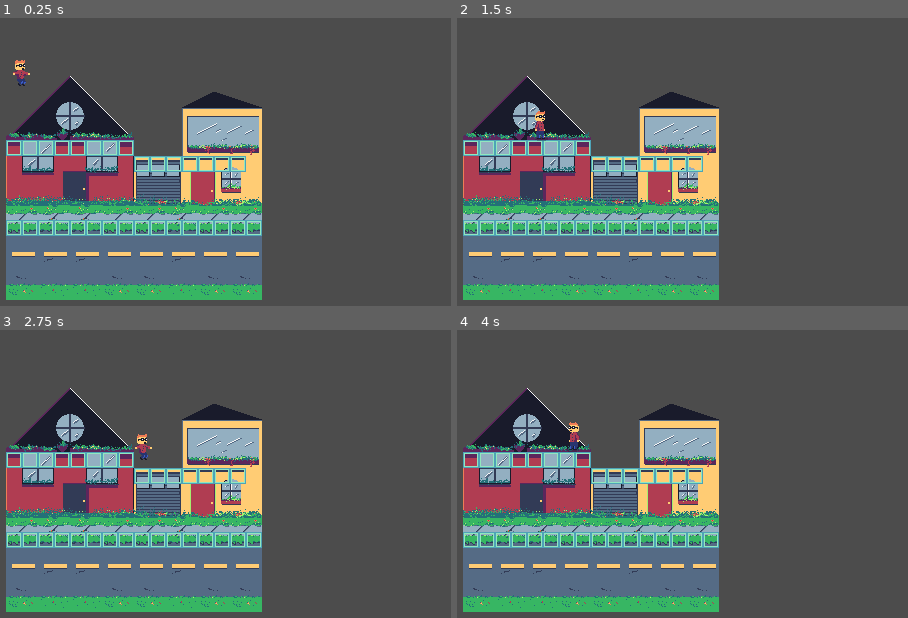
Above: before the commit, frames 1-4 (two rows, left to right).
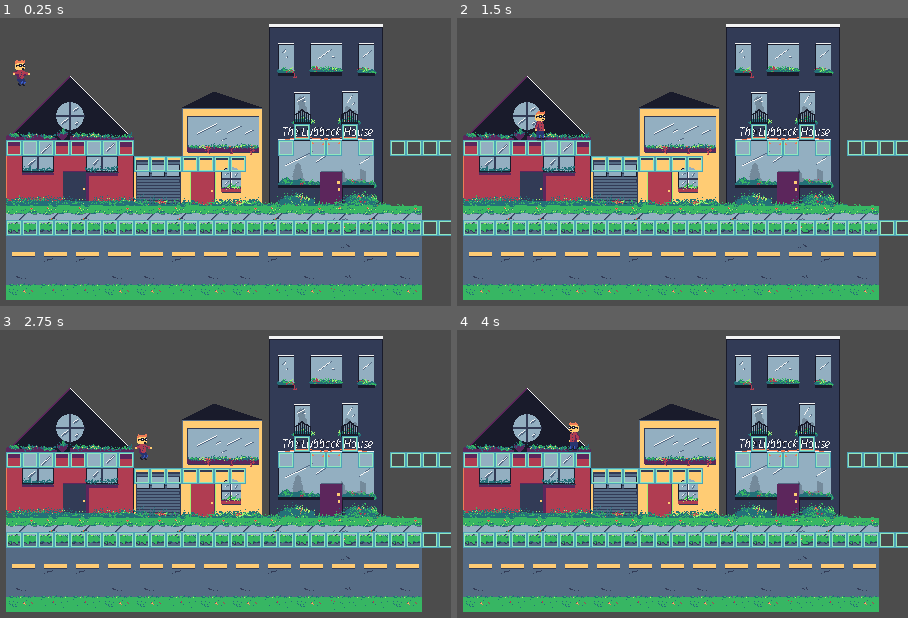
Above: after the commit, the same moments.

Repository: TylerZonies/GJ_SuperVictim
Game: Godot game, scene res://scenes/tilemaps.tscn
The game is run twice, just before and just after one commit, with the same random seed, the same clock (stepped at 60 frames per second) and the same inputs. The project has no main scene, so this scene is started directly.
Inputs:
- Up to frame 1 (0.25 s): no input
- Up to frame 2 (1.5 s): hold D (right) 0.53-1.28 s; hold S (down) from 1.28 s (still down)
- Up to frame 3 (2.75 s): tap Enter at 2 s; release S (down) at 2.03 s; hold D (right) from 2.03 s (still down)
- Up to frame 4 (4 s): release D (right) at 2.78 s; hold W (up) 2.78-3.53 s; hold A (left) from 3.53 s (still down)

The runs differ from the first frame. In frame 1, 28% of the frame differs, in the area x 58-100%, y 2-98%; in frame 2, 28%; in frame 3, 28%; in frame 4, 28%.

Commit message:
lubbuck house

Diff:
--- a/SUPERVICTIM/assets/background.tres
+++ b/SUPERVICTIM/assets/background.tres
@@ -1,7 +1,8 @@
-[gd_resource type="TileSet" load_steps=3 format=2]
+[gd_resource type="TileSet" load_steps=4 format=2]
 
 [ext_resource path="res://assets/sprites/tiles/house1.png" type="Texture" id=1]
 [ext_resource path="res://assets/sprites/tiles/house2.png" type="Texture" id=2]
+[ext_resource path="res://assets/sprites/tiles/house3.png" type="Texture" id=3]
 
 [resource]
 0/name = "house1.png 0"
@@ -32,3 +33,17 @@
 1/shape_one_way_margin = 0.0
 1/shapes = [  ]
 1/z_index = 0
+2/name = "house3.png 2"
+2/texture = ExtResource( 3 )
+2/tex_offset = Vector2( 0, 0 )
+2/modulate = Color( 1, 1, 1, 1 )
+2/region = Rect2( 0, 0, 128, 208 )
+2/tile_mode = 0
+2/occluder_offset = Vector2( 0, 0 )
+2/navigation_offset = Vector2( 0, 0 )
+2/shape_offset = Vector2( 0, 0 )
+2/shape_transform = Transform2D( 1, 0, 0, 1, 0, 0 )
+2/shape_one_way = false
+2/shape_one_way_margin = 0.0
+2/shapes = [  ]
+2/z_index = 0
--- a/SUPERVICTIM/scenes/tilemaps.tscn
+++ b/SUPERVICTIM/scenes/tilemaps.tscn
@@ -12,21 +12,21 @@
 tile_set = ExtResource( 4 )
 cell_size = Vector2( 16, 16 )
 format = 1
-tile_data = PoolIntArray( -131072, 0, 0, -131064, 1, 0 )
+tile_data = PoolIntArray( -393200, 2, 0, -131072, 0, 0, -131064, 1, 0 )
 
 [node name="street_tiles" type="TileMap" parent="."]
 tile_set = ExtResource( 2 )
 cell_size = Vector2( 16, 16 )
 cell_tile_origin = 1
 format = 1
-tile_data = PoolIntArray( 393216, 0, 0, 393218, 1, 0, 393220, 1, 0, 393222, 0, 0, 393224, 0, 0, 393226, 1, 0, 393228, 0, 0, 393230, 0, 0 )
+tile_data = PoolIntArray( 393216, 0, 0, 393218, 1, 0, 393220, 1, 0, 393222, 0, 0, 393224, 0, 0, 393226, 1, 0, 393228, 0, 0, 393230, 0, 0, 393232, 1, 0, 393234, 0, 0, 393236, 2, 0, 393238, 1, 0, 393240, 0, 0 )
 
 [node name="collision" type="TileMap" parent="."]
 tile_set = ExtResource( 1 )
 cell_size = Vector2( 16, 16 )
 cell_custom_transform = Transform2D( 16, 0, 0, 16, 0, 0 )
 format = 1
-tile_data = PoolIntArray( 131072, 0, 0, 131073, 0, 0, 131074, 0, 0, 131075, 0, 0, 131076, 0, 0, 131077, 0, 0, 131078, 0, 0, 131079, 0, 0, 196616, 0, 0, 196617, 0, 0, 196618, 0, 0, 196619, 0, 0, 196620, 0, 0, 196621, 0, 0, 196622, 0, 0, 458752, 0, 0, 458753, 0, 0, 458754, 0, 0, 458755, 0, 0, 458756, 0, 0, 458757, 0, 0, 458758, 0, 0, 458759, 0, 0, 458760, 0, 0, 458761, 0, 0, 458762, 0, 0, 458763, 0, 0, 458764, 0, 0, 458765, 0, 0, 458766, 0, 0, 458767, 0, 0 )
+tile_data = PoolIntArray( 65554, 0, 0, 65557, 0, 0, 131072, 0, 0, 131073, 0, 0, 131074, 0, 0, 131075, 0, 0, 131076, 0, 0, 131077, 0, 0, 131078, 0, 0, 131079, 0, 0, 131089, 0, 0, 131091, 0, 0, 131092, 0, 0, 131094, 0, 0, 131096, 0, 0, 131097, 0, 0, 131098, 0, 0, 131099, 0, 0, 131100, 0, 0, 196616, 0, 0, 196617, 0, 0, 196618, 0, 0, 196619, 0, 0, 196620, 0, 0, 196621, 0, 0, 196622, 0, 0, 458752, 0, 0, 458753, 0, 0, 458754, 0, 0, 458755, 0, 0, 458756, 0, 0, 458757, 0, 0, 458758, 0, 0, 458759, 0, 0, 458760, 0, 0, 458761, 0, 0, 458762, 0, 0, 458763, 0, 0, 458764, 0, 0, 458765, 0, 0, 458766, 0, 0, 458767, 0, 0, 458768, 0, 0, 458769, 0, 0, 458770, 0, 0, 458771, 0, 0, 458772, 0, 0, 458773, 0, 0, 458774, 0, 0, 458775, 0, 0, 458776, 0, 0, 458777, 0, 0, 458778, 0, 0, 458779, 0, 0, 458780, 0, 0, 458781, 0, 0, 458782, 0, 0, 458783, 0, 0, 458784, 0, 0 )
 
 [node name="player" parent="." instance=ExtResource( 3 )]
 position = Vector2( 14.2327, -41.2496 )
Not shown, added: SUPERVICTIM/assets/sprites/tiles/collision_tiles2.png.import
Not shown, added: SUPERVICTIM/assets/sprites/tiles/collision_tiles3.png.import
Binary file added: SUPERVICTIM/assets/sprites/tiles/house3.png
Not shown, added: SUPERVICTIM/assets/sprites/tiles/house3.png.import
